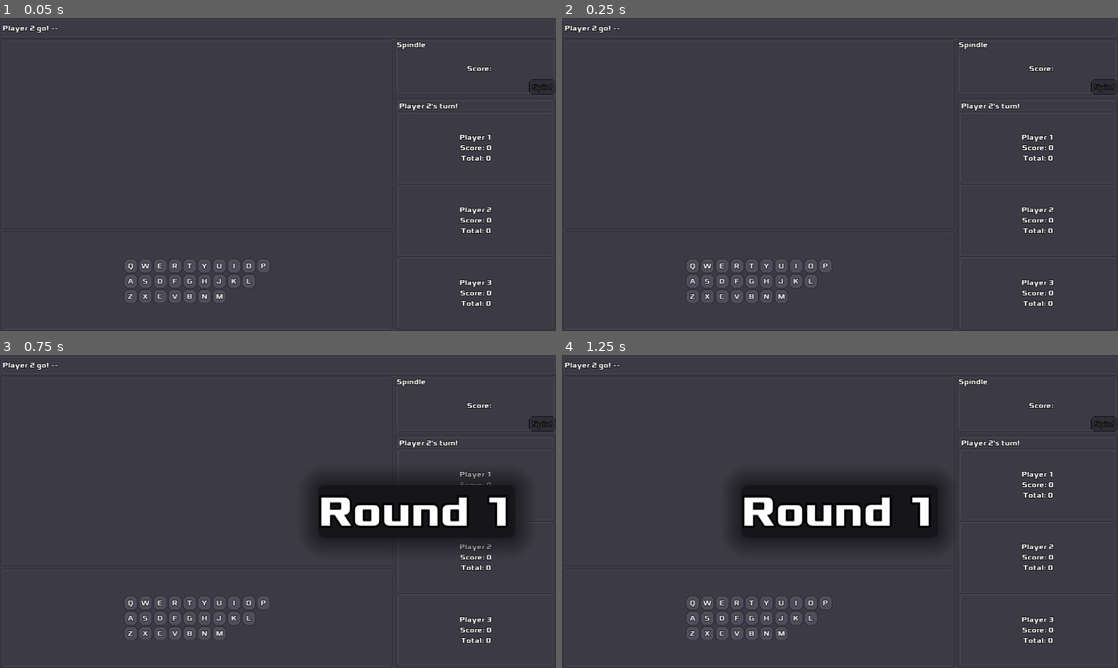
Above: before the commit, frames 1-4 (two rows, left to right).
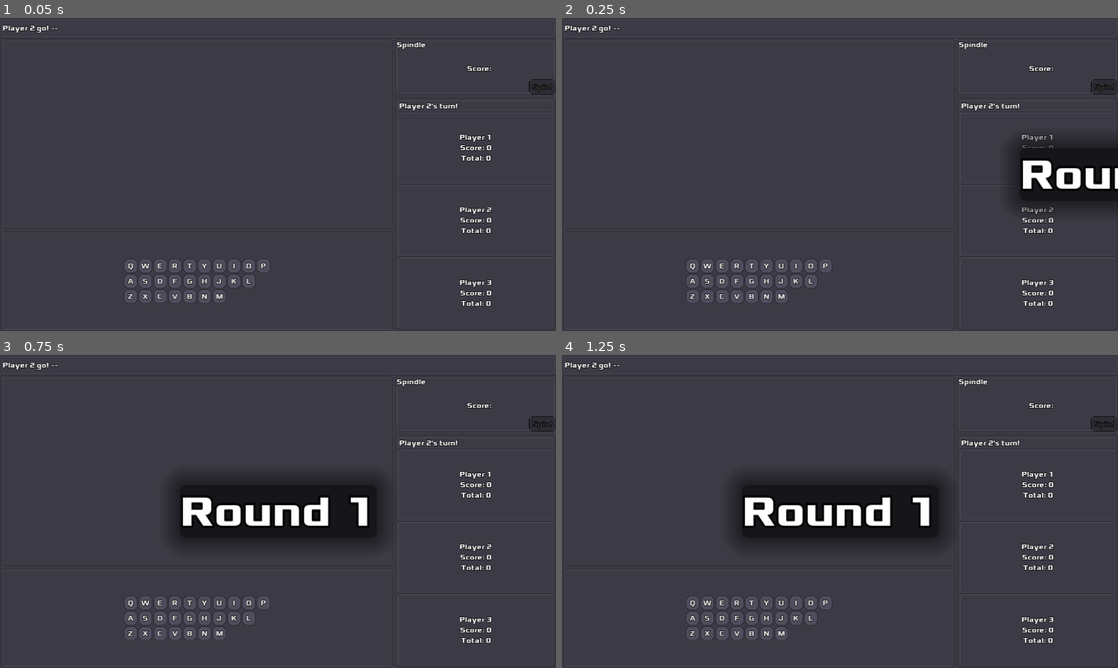
Above: after the commit, the same moments.

Repository: zacryol/spindle-of-serendipity
Game: Godot game, scene res://game/GamePanel.tscn
Same seed, same stepped clock (60 frames per second), same inputs: the game is played once before the commit and once after it. This scene is started directly instead of the project's main scene.
Inputs:
- Up to frame 1 (0.05 s): no input
- Up to frame 2 (0.25 s): no input
- Up to frame 3 (0.75 s): tap Enter at 0.5 s; tap Backspace at 0.6 s
- Up to frame 4 (1.25 s): no input

Frame 1 is identical in both runs. In frame 2, 3.6% of the frame differs, in the area x 80-100%, y 37-65%; in frame 3, 10%, in the area x 31-95%, y 37-65%; in frame 4, 0.3%.
Error in both runs: Division By Zero in operator '%'. (res://system/singletons/EntryManager.gd:71)

Commit message:
sped up animations

Diff:
--- a/godot/game/GamePanel.tscn
+++ b/godot/game/GamePanel.tscn
@@ -29,6 +29,7 @@
 
 [sub_resource type="Animation" id=3]
 resource_name = "In"
+length = 0.5
 tracks/0/type = "value"
 tracks/0/path = NodePath("Main:rect_position")
 tracks/0/interp = 1
@@ -36,7 +37,7 @@
 tracks/0/imported = false
 tracks/0/enabled = true
 tracks/0/keys = {
-"times": PoolRealArray( 0, 1 ),
+"times": PoolRealArray( 0, 0.5 ),
 "transitions": PoolRealArray( 1, 1 ),
 "update": 0,
 "values": [ Vector2( 1280, 0 ), Vector2( 0, 0 ) ]
@@ -44,6 +45,7 @@
 
 [sub_resource type="Animation" id=4]
 resource_name = "Out"
+length = 0.5
 tracks/0/type = "value"
 tracks/0/path = NodePath("Main:rect_position")
 tracks/0/interp = 1
@@ -51,7 +53,7 @@
 tracks/0/imported = false
 tracks/0/enabled = true
 tracks/0/keys = {
-"times": PoolRealArray( 0, 1 ),
+"times": PoolRealArray( 0, 0.5 ),
 "transitions": PoolRealArray( 1, 1 ),
 "update": 0,
 "values": [ Vector2( 0, 0 ), Vector2( -1280, 0 ) ]
@@ -180,8 +182,6 @@
 [node name="Main" type="Control" parent="RoundSign"]
 anchor_right = 1.0
 anchor_bottom = 1.0
-margin_left = -1280.0
-margin_right = -1280.0
 __meta__ = {
 "_edit_use_anchors_": false
 }
